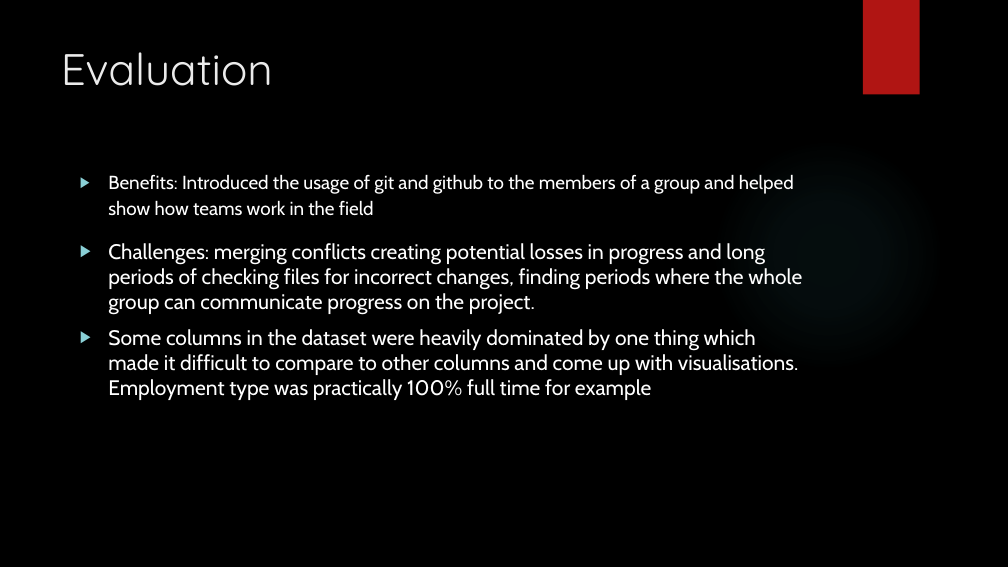
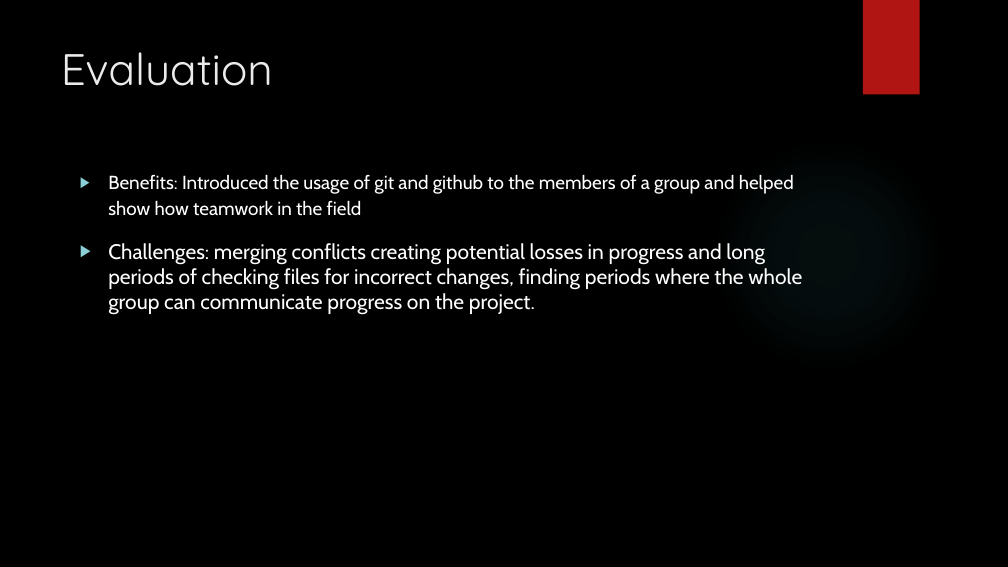
Before and after one commit to csmfduro/salaries, a slide deck: slide 20 of Computer Science Workshop Presentation.pptx. Drawn at 1008x567 pixels with LibreOffice and Linux fonts; fonts in the diff are those of the drawing; background and template pictures are left out. Boxes give left, top, right and bottom in pixels: in the first picture for what was removed or moved away, otherwise in the second. Text is boxed around its words. In the diff, an @@ line names an element or a change of style, - is before the commit and + after.

```diff
--- a/Computer Science Workshop Presentation.pptx
+++ b/Computer Science Workshop Presentation.pptx
@@ text at box(108, 174, 794, 216): text changed @@
-▶ Benefits: Introduced the usage of git and github to the members of a group and helped show how teams work in the field
+▶ Benefits: Introduced the usage of git and github to the members of a group and helped show how teamwork in the field
@@ text at box(108, 329, 798, 400): paragraph removed @@
-▶ Some columns in the dataset were heavily dominated by one thing which made it difficult to compare to other columns and come up with visualisations. Employment type was practically 100% full time for example
```
Also in this commit, not shown: 2 slides added, 2 slides removed.
